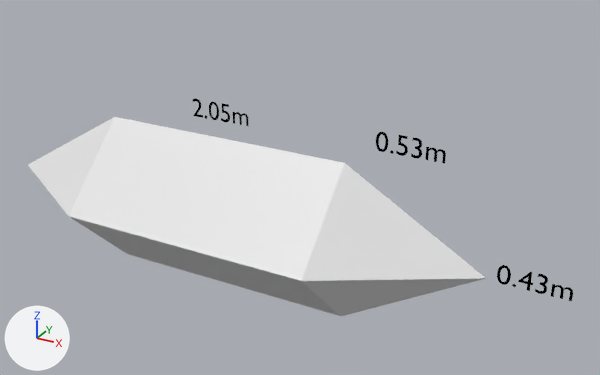
An edit to the Blender file Pièces3D/Blend/ballon.blend, drawn before and after from the same camera.
Before and after are seen from a 50 mm lens placed at (1.63, -2.36, 1.36), pointed at (0.29, 0.06, 0.14). Lighting does not change. The marker at lower left points along +X, +Y and +Z.

Objects in the first picture: 'Cube.004', 'Text', 'Text.001'.
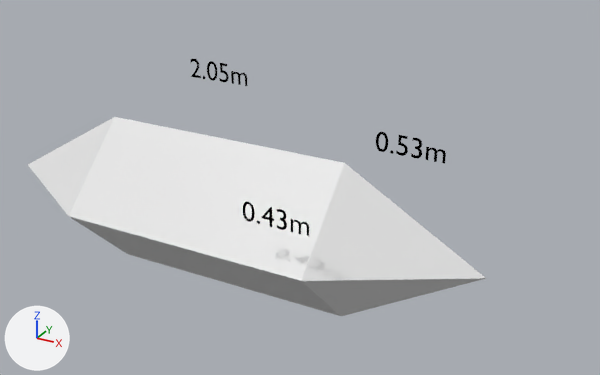
What changed in the scene script:
```text
Change ob_text:
    ob_text.location: (0.0, 0.0, 0.37) -> (0.0, 0.0, 0.518)
Change ob_text_001:
    ob_text_001.location: (1.05, 0.0, -0.006) -> (0.307, -0.347, 0.193)
```

Pixel boxes [x1, y1, x2, y2] of what changed, in the pictures (600 x 375 px):
'Text.001', moved: before [497, 265, 573, 301]; after [243, 202, 309, 236]
'Text', moved: before [193, 98, 248, 126]; after [191, 59, 247, 86]
